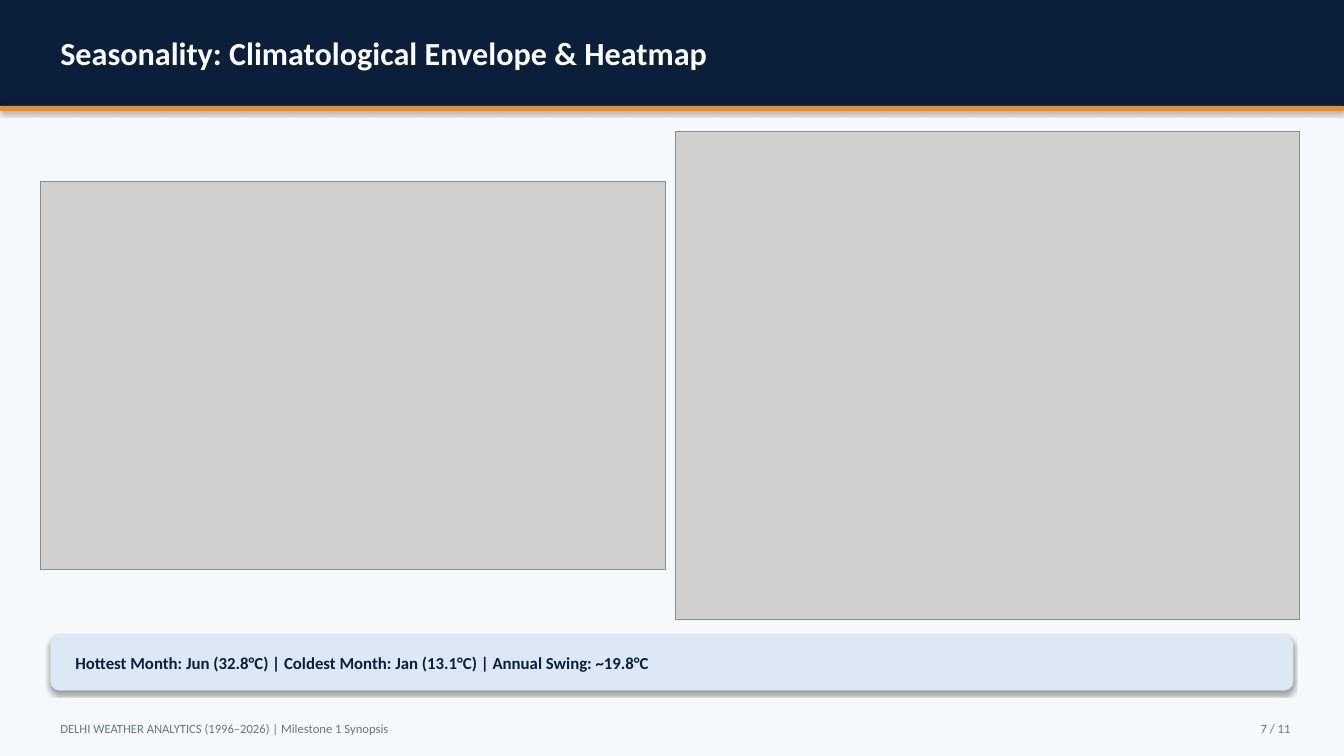
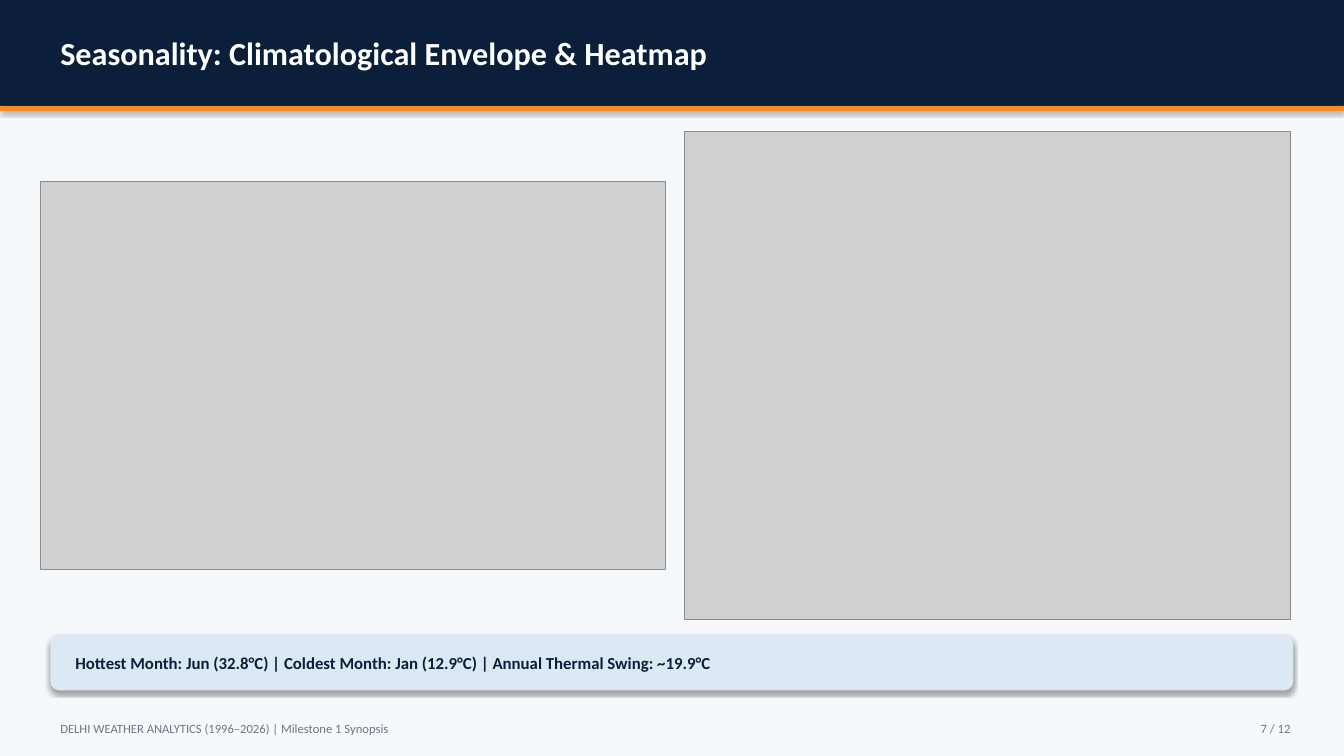
Before and after one commit to dhruvsaini-code/weather-forecasting, a slide deck: slide 7 of milestone1_output/Milestone1_Synopsis.pptx. Drawn at 1344x756 pixels with LibreOffice and Linux fonts; fonts in the diff are those of the drawing; grey boxes stand for pictures. Boxes give left, top, right and bottom in pixels: in the first picture for what was removed or moved away, otherwise in the second. Text is boxed around its words. In the diff, an @@ line names an element or a change of style, - is before the commit and + after.

Commit message:
fix: address 10 Milestone 1 evaluation review items (duplicate timestamps audit, 12-slide ceiling, dates, license, rubric-aligned review of systems)

```diff
--- a/milestone1_output/Milestone1_Synopsis.pptx
+++ b/milestone1_output/Milestone1_Synopsis.pptx
@@ picture: place and size @@
-picture at <box>676,131,1300,620</box>
+picture at <box>686,131,1292,620</box>
@@ text at <box>75,656,710,672</box>: text changed @@
-Hottest Month: Jun (32.8°C) | Coldest Month: Jan (13.1°C) | Annual Swing: ~19.8°C
+Hottest Month: Jun (32.8°C) | Coldest Month: Jan (12.9°C) | Annual Thermal Swing: ~19.9°C
```
Also in this commit, not shown: 9 other slides changed, 2 slides added, 1 slide removed, 22 other files.
